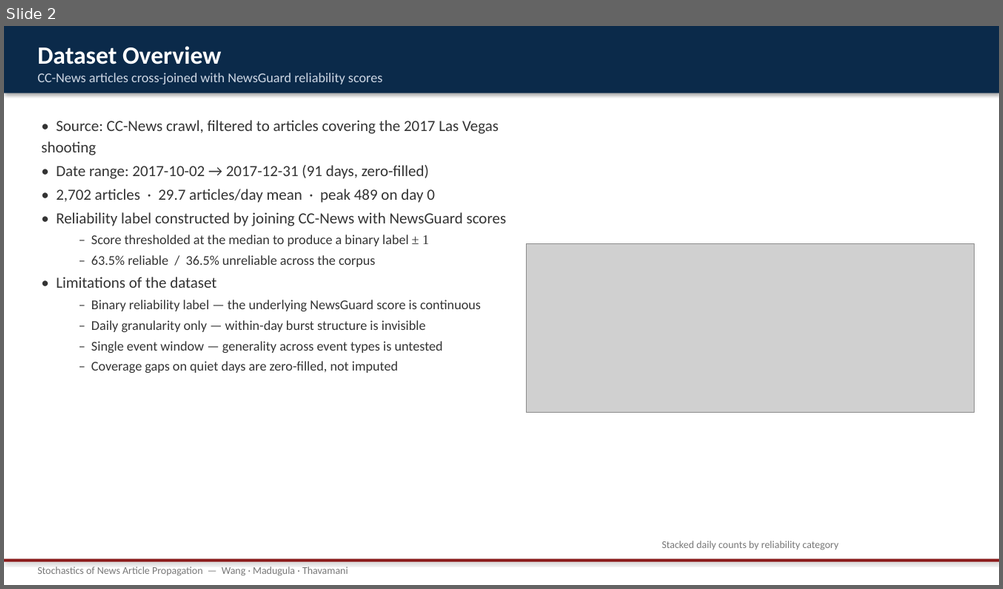
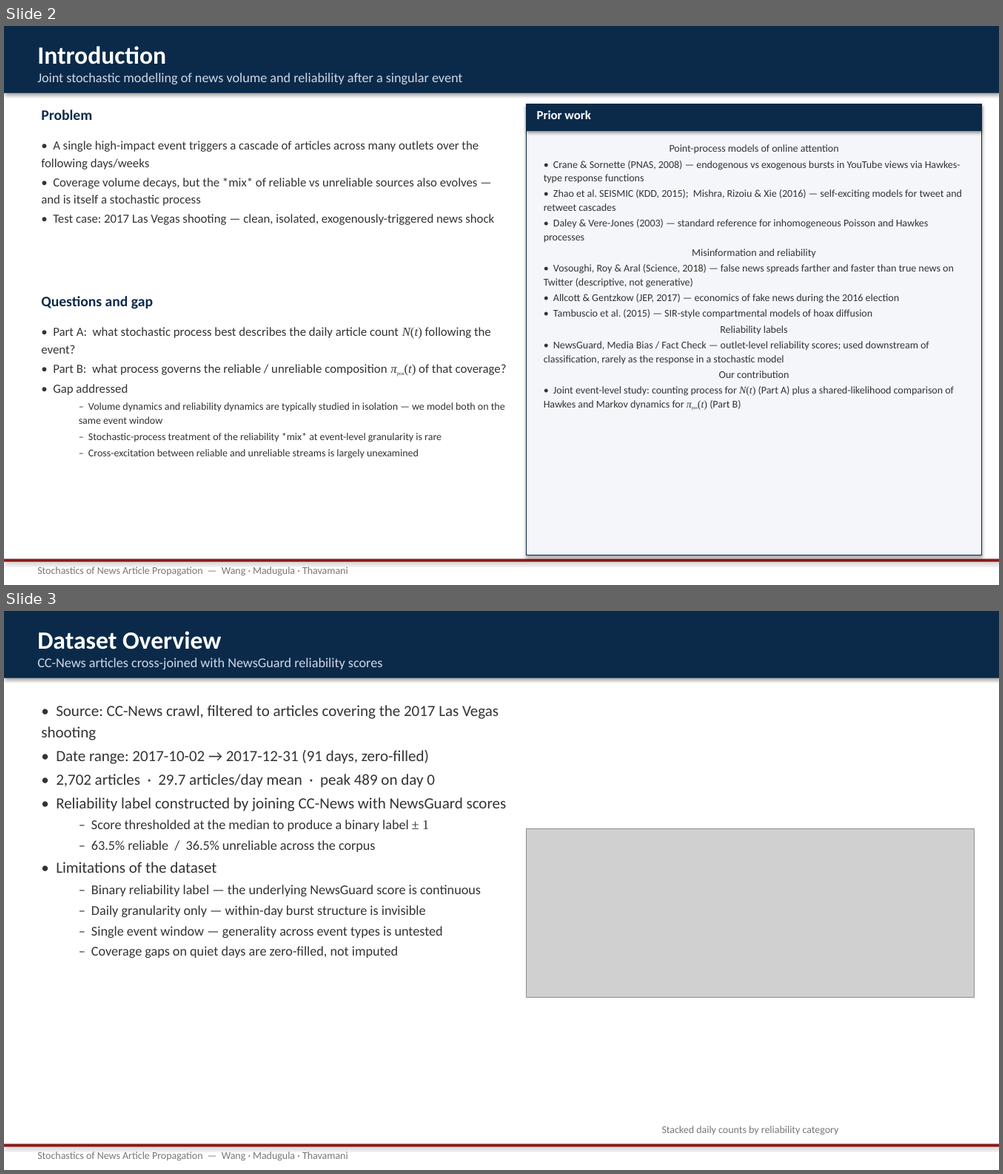
Before and after one commit to whrui720/StochasticNewsSim, a slide deck: StochasticNewsSim_presentation.pptx. Shown one above the other, each under a label of ours: slide 2 before the commit, slides 2 and 3 after it. The pictures are 1003x589 and 1003x1174 pixels, drawn with LibreOffice and Linux fonts; fonts in the diff are those of the drawing; grey boxes stand for pictures. Boxes give left, top, right and bottom in pixels: in the first picture for what was removed or moved away, otherwise in the second. Text is boxed around its words. In the diff, an @@ line names an element or a change of style, - is before the commit and + after.

Commit message:
added introduction slide

```diff
--- a/StochasticNewsSim_presentation.pptx
+++ b/StochasticNewsSim_presentation.pptx
@@ slide 2 added at (4,26,999,585), background #FFFFFF @@
@@ rectangle added at (4,26,999,93), fill #0B2A4A @@
@@ text added at (37,46,166,64), 24 pt, text #FFFFFF, bold @@
+Introduction
@@ text added at (37,73,462,84), 13 pt, text #CFD8E5 @@
+Joint stochastic modelling of news volume and reliability after a singular event
@@ text added at (41,110,92,120), 14 pt, text #0B2A4A, bold @@
+Problem
@@ rectangle added at (526,104,982,556), fill #F4F6FA, outline #0B2A4A 0.75 pt @@
@@ rectangle added at (526,104,982,131), fill #0B2A4A @@
@@ text added at (537,110,590,119), 12 pt, text #FFFFFF, bold @@
+Prior work
@@ text added at (41,141,494,225), 12 pt, text #333333 @@
+• A single high-impact event triggers a cascade of articles across many outlets over the following days/weeks
+• Coverage volume decays, but the *mix* of reliable vs unreliable sources also evolves — and is itself a stochastic process
+• Test case: 2017 Las Vegas shooting — clean, isolated, exogenously-triggered news shock
@@ text added at (543,144,962,410), 10 pt, text #333333 @@
+Point-process models of online attention
+• Crane & Sornette (PNAS, 2008) — endogenous vs exogenous bursts in YouTube views via Hawkes-type response functions
+• Zhao et al. SEISMIC (KDD, 2015); Mishra, Rizoiu & Xie (2016) — self-exciting models for tweet and retweet cascades
+• Daley & Vere-Jones (2003) — standard reference for inhomogeneous Poisson and Hawkes processes
+Misinformation and reliability
+• Vosoughi, Roy & Aral (Science, 2018) — false news spreads farther and faster than true news on Twitter (descriptive, not generative)
+• Allcott & Gentzkow (JEP, 2017) — economics of fake news during the 2016 election
+• Tambuscio et al. (2015) — SIR-style compartmental models of hoax diffusion
+Reliability labels
+• NewsGuard, Media Bias / Fact Check — outlet-level reliability scores; used downstream of classification, rarely as the response in a stochastic model
+Our contribution
+• Joint event-level study: counting process for N(t) (Part A) plus a shared-likelihood comparison of Hawkes and Markov dynamics for πpos(t) (Part B)
@@ text added at (41,296,153,309), 14 pt, text #0B2A4A, bold @@
+Questions and gap
@@ text added at (41,327,506,459), 10 pt, text #333333 @@
+• Part A: what stochastic process best describes the daily article count N(t) following the event?
+• Part B: what process governs the reliable / unreliable composition πpos(t) of that coverage?
+• Gap addressed
+  – Volume dynamics and reliability dynamics are typically studied in isolation — we model both on the same event window
+  – Stochastic-process treatment of the reliability *mix* at event-level granularity is rare
+  – Cross-excitation between reliable and unreliable streams is largely unexamined
@@ rectangle added at (4,560,999,562), fill #8B1A1A @@
@@ text added at (37,567,348,576), 10 pt, text #777777 @@
+Stochastics of News Article Propagation — Wang · Madugula · Thavamani
@@ what was slide 2 is now slide 3 @@
```
Also in this commit, not shown: 1 slide changed, 2 other files.
